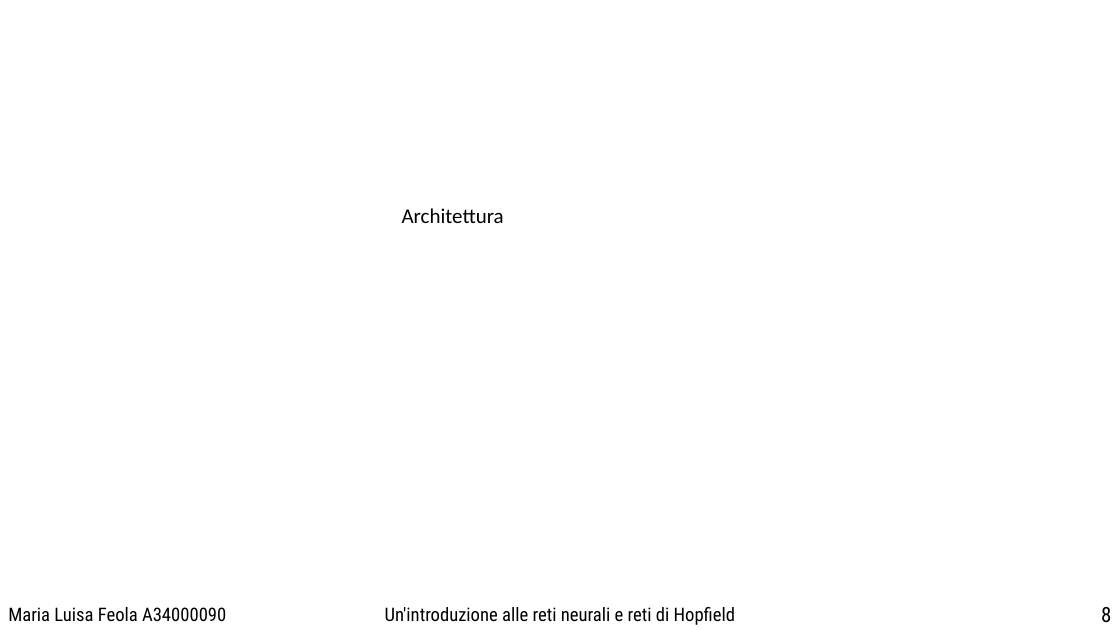
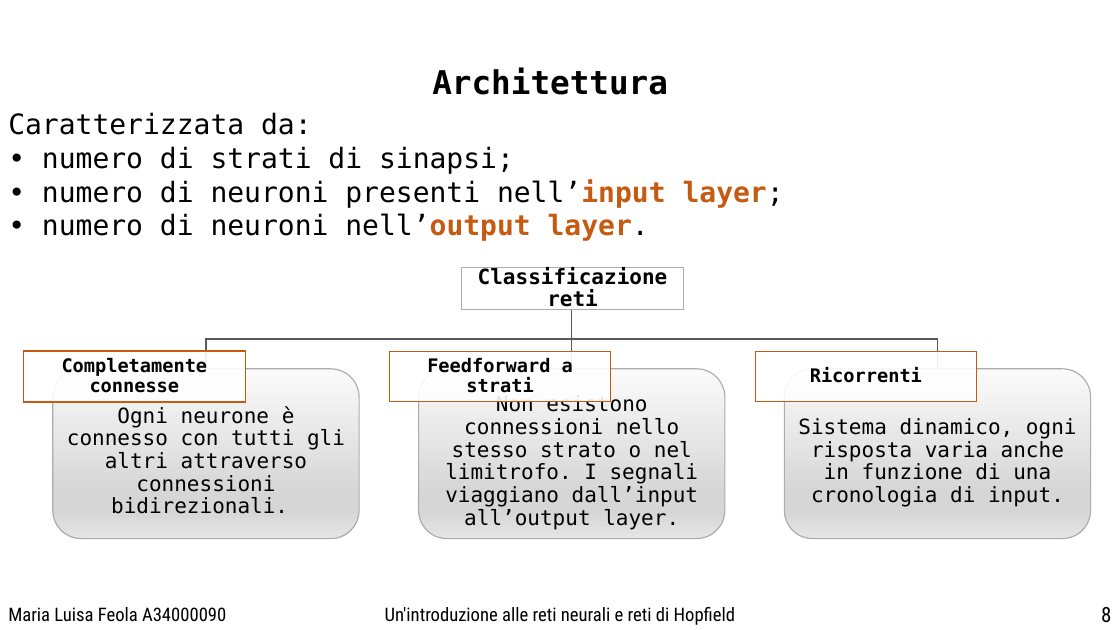
Before and after one commit to Misalf/tesi-nuovo, a slide deck: slide 8 of POWER POINT/PresentazionePowerPoint.pptx. Drawn at 1120x630 pixels with LibreOffice and Linux fonts; fonts in the diff are those of the drawing; background and template pictures are left out. Boxes give left, top, right and bottom in pixels: in the first picture for what was removed or moved away, otherwise in the second. Text is boxed around its words. In the diff, an @@ line names an element or a change of style, - is before the commit and + after.

```diff
--- a/POWER POINT/PresentazionePowerPoint.pptx
+++ b/POWER POINT/PresentazionePowerPoint.pptx
@@ text "Architettura" moved from (x1=402, y1=208, x2=504, y2=223) to (x1=432, y1=67, x2=668, y2=95) @@
@@ text "Architettura" at (x1=432, y1=67, x2=668, y2=95): size 18 to 28 pt, font Calibri to DejaVu Sans Mono, bold on; alignment left to centre @@
@@ text added at (x1=8, y1=112, x2=784, y2=241), 24 pt, text #000000 @@
+Caratterizzata da:
+• numero di strati di sinapsi;
+• numero di neuroni presenti nell’input layer;
+• numero di neuroni nell’output layer.
@@ group added at (x1=24, y1=267, x2=1091, y2=539): 7 texts, 4 rectangles, 3 freeform shapes, 3 rounded rectangles @@
+Classificazione reti
+Ogni neurone è connesso con tutti gli altri attraverso connessioni bidirezionali.
+Completamente connesse
+Non esistono connessioni nello stesso strato o nel limitrofo. I segnali viaggiano dall’input all’output layer.
+Feedforward a strati
+Sistema dinamico, ogni risposta varia anche in funzione di una cronologia di input.
+Ricorrenti
```
Also in this commit, not shown: 8 other slides changed, 5 other files.
